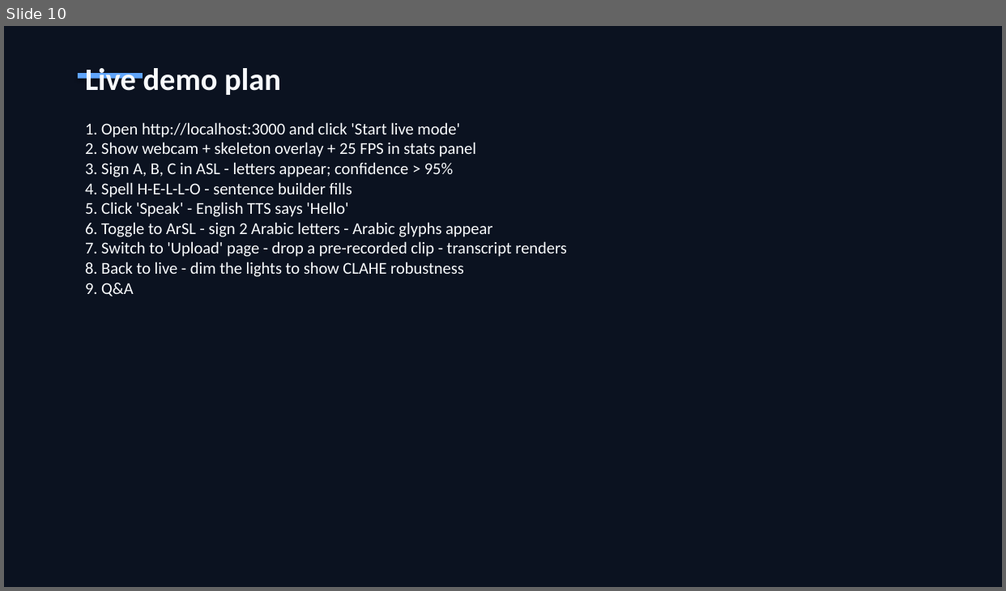
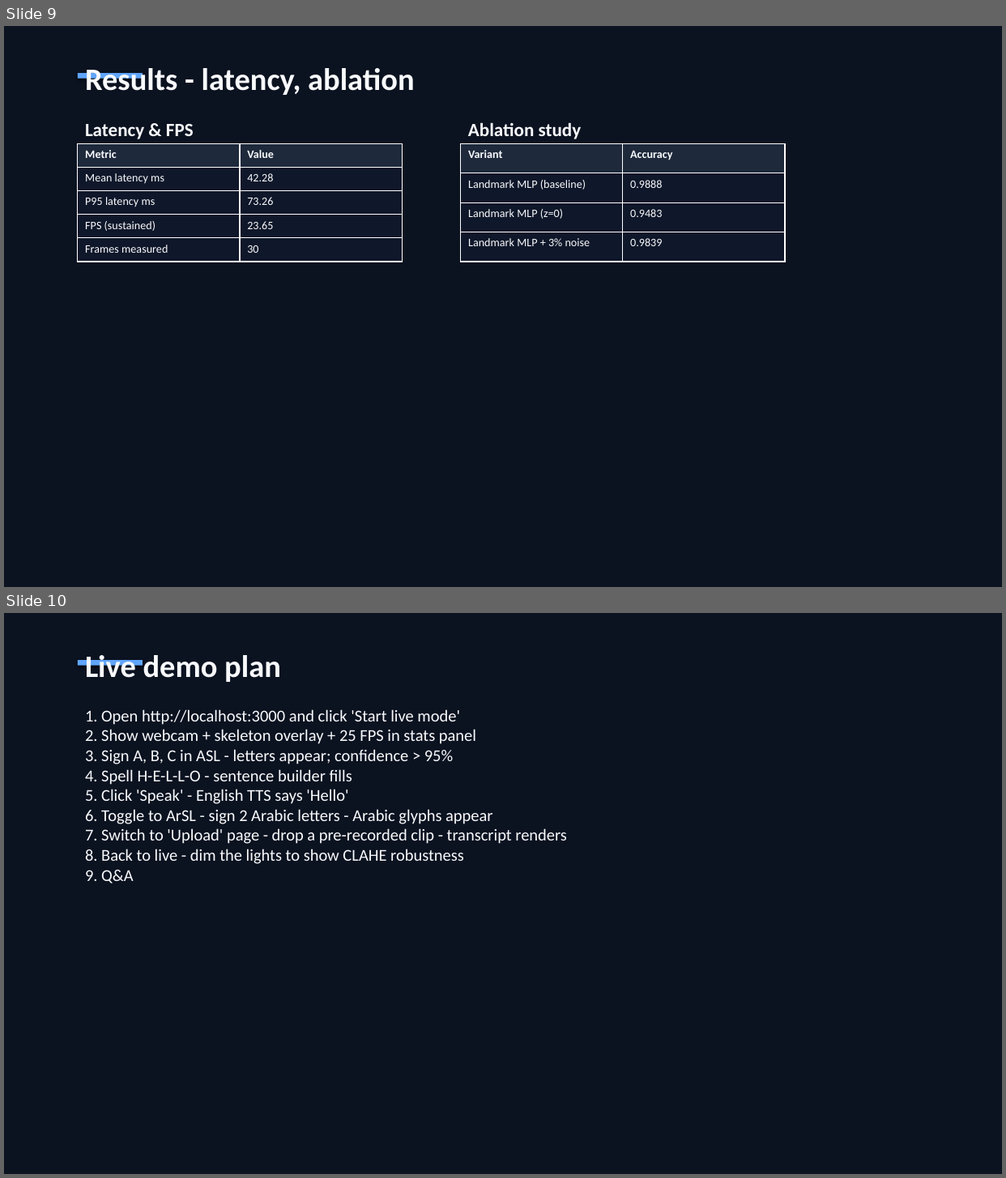
Before and after one commit to ykanjo04/SignSpeak-AI, a slide deck: slides/SignSpeak_AI_Defence.pptx. Shown one above the other, each under a label of ours: slide 10 before the commit, slides 9 and 10 after it. The pictures are 1006x591 and 1006x1178 pixels, drawn with LibreOffice and Linux fonts; fonts in the diff are those of the drawing. Boxes give left, top, right and bottom in pixels: in the first picture for what was removed or moved away, otherwise in the second. Text is boxed around its words. In the diff, an @@ line names an element or a change of style, - is before the commit and + after.

```diff
--- a/slides/SignSpeak_AI_Defence.pptx
+++ b/slides/SignSpeak_AI_Defence.pptx
@@ slide 9 added at (4, 26, 1002, 587), background #0B1220 @@
@@ rectangle added at (78, 73, 143, 79), fill #60A5FA @@
@@ text added at (85, 68, 415, 95), 30 pt, text #F8FAFC, bold @@
+Results - latency, ablation
@@ text added at (468, 122, 582, 139), 18 pt, text #F8FAFC, bold @@
+Ablation study
@@ table added at (78, 143, 403, 261), 5 rows, 2 columns @@
+Metric | Value
+Mean latency ms | 42.28
+P95 latency ms | 73.26
+FPS (sustained) | 23.65
+Frames measured | 30
@@ text added at (85, 124, 194, 139), 18 pt, text #F8FAFC, bold @@
+Latency & FPS
@@ table added at (461, 143, 786, 261), 4 rows, 2 columns @@
+Variant | Accuracy
+Landmark MLP (baseline) | 0.9888
+Landmark MLP (z=0) | 0.9483
+Landmark MLP + 3% noise | 0.9839
```
Also in this commit, not shown: 1 slide changed, 1 other slide added, 2 slides removed, 29 other files.
